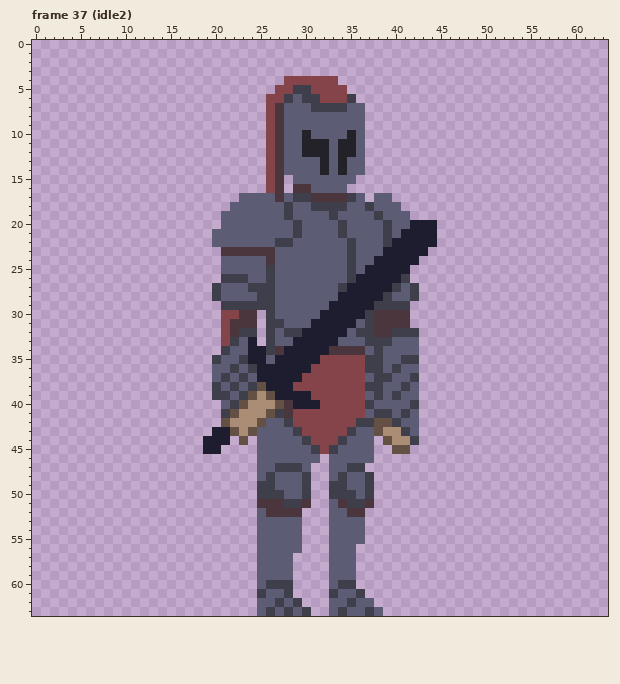
One commit to this pixel-art file: Aseprite/MainCharacter.aseprite. Above is the file before it was changed.
64x64 pixels, 84 frames. Shown: frame 37 (idle2). The commit also changed other frames, which this record leaves out.
Now the later version:
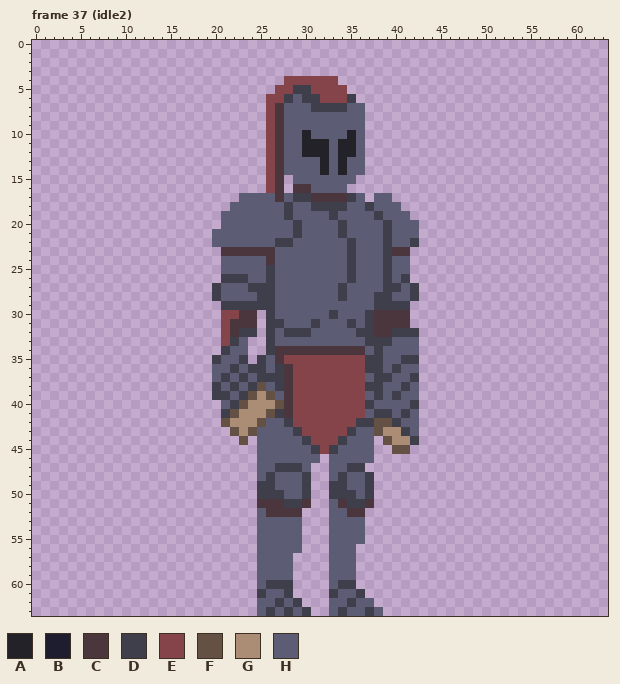
Palette (. is transparent): A #222228  B #1d1d2f  C #4a363c  D #3f3f4b  E #85444a  F #655144  G #ab8d76  H #5c5c75
Changes in this commit:
{"change": "layer \"Layer 1\" now hidden"}
{"where": "frame 37 (idle2)"}
{"frame":37,"y":20,"x":42,"old":"BBB","new":"H.."}
{"frame":37,"y":21,"x":41,"old":"BBBB","new":"HH.."}
{"frame":37,"y":22,"x":40,"old":"BBBBB","new":"HHD.."}
{"frame":37,"y":23,"x":39,"old":"BBBBB","new":"DCC.."}
{"frame":37,"y":24,"x":38,"old":"BBBBB","new":"HDHH."}
{"frame":37,"y":25,"x":37,"old":"BBBBB","new":"HHDHH"}
{"frame":37,"y":26,"x":36,"old":"BBBBB","new":"HHHDH"}
{"frame":37,"y":27,"x":35,"old":"BBBBB","new":"HHHHD"}
{"frame":37,"y":28,"x":34,"old":"BBBBB","new":"DHHHD"}
{"frame":37,"y":29,"x":33,"old":"BBBBB","new":"HHHHH"}
{"frame":37,"y":30,"x":32,"old":"BBBBB","new":"HDHHH"}
{"frame":37,"y":31,"x":31,"old":"BBBBB","new":"DHHHD"}
{"frame":37,"y":32,"x":30,"old":"BBBBB","new":"DHHHH"}
{"frame":37,"y":33,"x":24,"old":"B","new":"."}
{"frame":37,"y":33,"x":29,"old":"BBBBB","new":"HHHHH"}
{"frame":37,"y":34,"x":24,"old":"BB","new":".."}
{"frame":37,"y":34,"x":28,"old":"BBBBB","new":"CCCCC"}
{"frame":37,"y":35,"x":24,"old":"BB","new":".D"}
{"frame":37,"y":35,"x":27,"old":"BBBBB","new":"CEEEE"}
{"frame":37,"y":36,"x":25,"old":"BBBBBB","new":"DHDCEE"}
{"frame":37,"y":37,"x":25,"old":"BBBBB","new":"DDDCE"}
{"frame":37,"y":38,"x":26,"old":"BBB","new":"HDC"}
{"frame":37,"y":39,"x":27,"old":"BBBB","new":"HCEE"}
{"frame":37,"y":40,"x":29,"old":"BBB","new":"EEE"}
{"frame":37,"y":43,"x":20,"old":"BB","new":".."}
{"frame":37,"y":44,"x":19,"old":"BBB","new":"..."}
{"frame":37,"y":45,"x":19,"old":"BB","new":".."}
